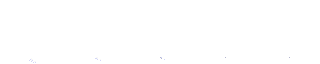
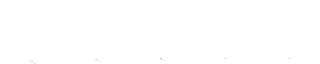
Two versions of the same layered image (320x64). Layer-by-layer changes:
painted on "Layer 2" over (29, 57, 290, 64)
removed layer "Layer 1" over (29, 57, 226, 63)
